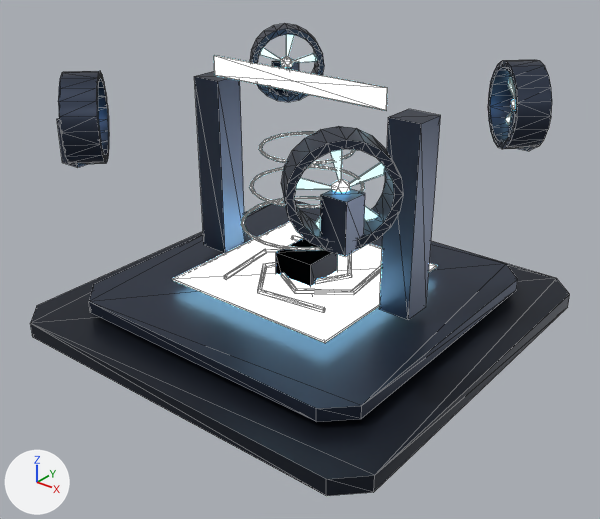
Renders of the FBX model mines20/boostpads/pad3/GaleBoostPad_Roblox.fbx from each side of a commit.
Before and after are seen from a 50 mm camera at (14.65, -18.67, 13.19) aimed at (0.12, -0.5, 1.93). Lighting does not change. The marker at lower left points along +X, +Y and +Z. The older version comes first. Mesh edges are drawn as thin lines. Vertices at exactly the same position are counted once.

Script lines for the objects in view, before the commit:
```python
me_boost_pad_002 = bpy.data.meshes.new('Boost Pad.002')
me_boost_pad_002.from_pydata(...)  # a box spanning x -3.0..3.0, y -3.0..3.0, z -0.03..0.03
me_boost_pad_002.materials.append(mat_boost_pad)  # pale blue #dcffff, glowing cyan #b4f0ff
me_square_step_0_002 = bpy.data.meshes.new('Square Step 0.002')
me_square_step_0_002.from_pydata(...)  # 72 vertices, 116 faces; spans x -6.5..6.5, y -6.5..6.5, z -2.0..2.0
me_square_step_0_002.materials.append(mat_dark_plate__diamondplate)  # dark blue #282e3a
me_square_step_1_002 = bpy.data.meshes.new('Square Step 1.002')
me_square_step_1_002.from_pydata(...)  # 384 vertices, 740 faces; spans x -5.76..5.76, y -5.76..5.76, z -0.2..7.1
me_square_step_1_002.materials.append(mat_trim_plate__diamondplate)  # dark blue #3c4557
ob_boostpad = bpy.data.objects.new('BoostPad', me_boost_pad_002)
ob_boostpad.location = (0.0, 0.0, 1.23)
ob_darkplate = bpy.data.objects.new('DarkPlate', me_square_step_0_002)
ob_darkplate.location = (0.0, 0.0, 0.0)
ob_trimplate = bpy.data.objects.new('TrimPlate', me_square_step_1_002)
ob_trimplate.location = (0.0, 0.0, 0.7)
# also in view: 'EnergyGlass' at (0.0, 0.0, 5.29); 'EnergyGlow' at (0.0, -0.61, 7.5); 'AccentNeon' at (0.0, 0.0, 3.99)
```
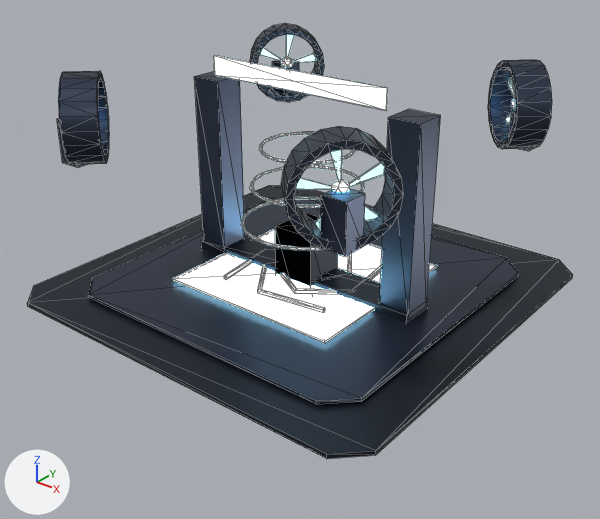
The newer file is also turned or shifted as a whole; pictures and numbers use the older file's frame.

Pixel boxes [x1, y1, x2, y2] of what changed, in the pictures (600 x 519 px; the box of a moved part takes in the faces that stretch with it):
'TrimPlate', reshaped
    before: [57, 23, 552, 422]
    after: [57, 23, 552, 405]
'DarkPlate', reshaped (7% shorter)
    before: [30, 201, 570, 496]
    after: [27, 185, 573, 459]
part 1 of me_square_step_1_002, moved or reshaped
    before: [89, 202, 518, 422]
    after: [88, 198, 519, 405]
part 2 of me_square_step_0_002, moved or reshaped
    before: [30, 201, 570, 496]
    after: [27, 185, 573, 459]
part 3 of me_square_step_0_002, moved or reshaped (not visible before)
    after: [276, 215, 338, 286]
part 4 of me_square_step_0_002, moved or reshaped
    before: [276, 238, 338, 286]
    after: [275, 212, 338, 286]
part 5 of me_square_step_0_002, moved or reshaped (not visible before)
    after: [201, 236, 428, 323]

The change, as a list of edits to the scene's bpy script:
```text
Change me_square_step_1_002:
    used by ob_trimplate; location = (0.0, 0.0, 0.7)
    remove me_square_step_1_002.from_pydata(...)  # 384 vertices, 740 faces; spans x -5.76..5.76, y -5.76..5.76, z -0.2..7.1
    add me_square_step_1_002.from_pydata(...)  # 384 vertices, 740 faces; spans x -5.76..5.76, y -5.76..5.76, z 0.33..7.1
    me_square_step_1_002 part 1: the loose piece of 16 vertices spanning x -5.2..5.2, y -5.2..5.2, z -0.2..0.2 is scaled about its middle by (1, 1, 0.25), then moved by (0.0, 0.0, 0.38)
Change me_square_step_0_002:
    used by ob_darkplate; location = (0.0, 0.0, 0.0)
    remove me_square_step_0_002.from_pydata(...)  # 72 vertices, 116 faces; spans x -6.5..6.5, y -6.5..6.5, z -2.0..2.0
    add me_square_step_0_002.from_pydata(...)  # 72 vertices, 116 faces; spans x -6.5..6.5, y -6.5..6.5, z -1.1..2.9
    me_square_step_0_002 part 2: the loose piece of 16 vertices spanning x -6.5..6.5, y -6.5..6.5, z -0.25..0.25 is scaled about its middle by (1, 1, 0.25), then moved by (0.0, 0.0, 0.9)
    me_square_step_0_002 part 3: the loose piece of 8 vertices spanning x -0.7..0.7, y -0.7..0.7, z -2.0..2.0 is moved by (0.0, 0.0, 0.9)
    me_square_step_0_002 part 4: the loose piece of 8 vertices spanning x -0.7..0.7, y -0.7..0.7, z -2.0..2.0 is moved by (0.0, 0.0, 0.9)
    me_square_step_0_002 part 5: the loose piece of 8 vertices spanning x -4.1..4.1, y -0.6..0.6, z -0.5..0.5 is moved by (0.0, 0.0, 0.9)
    other edits to the shape of me_square_step_0_002 do not show in these pictures
```
